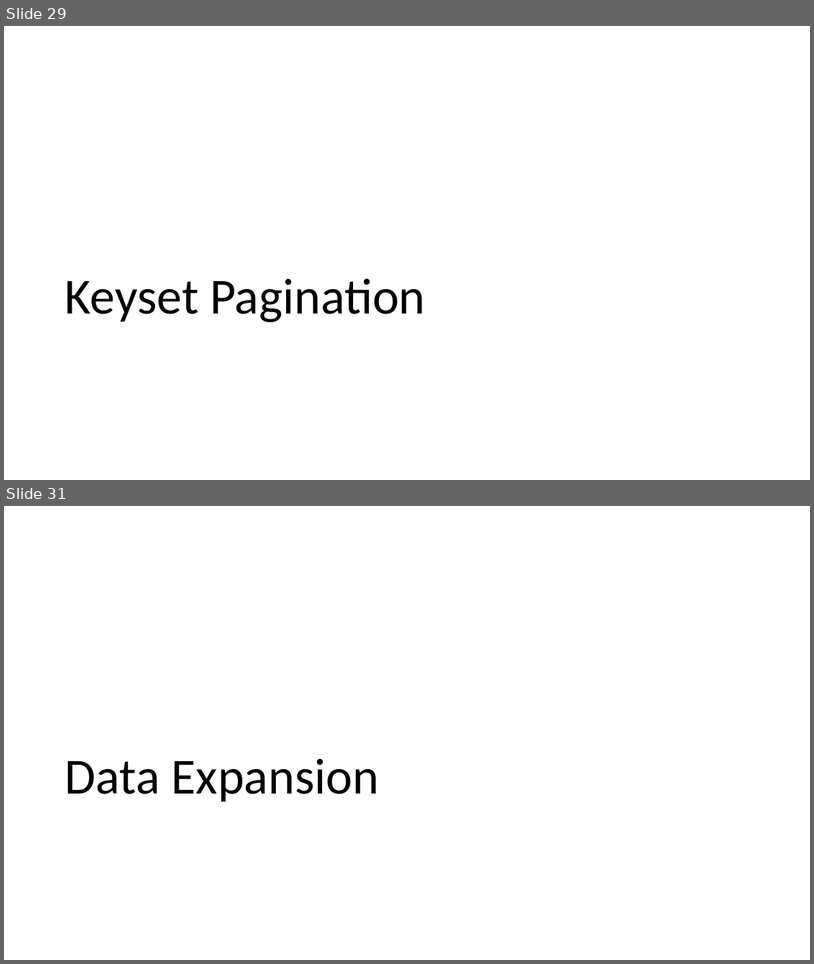
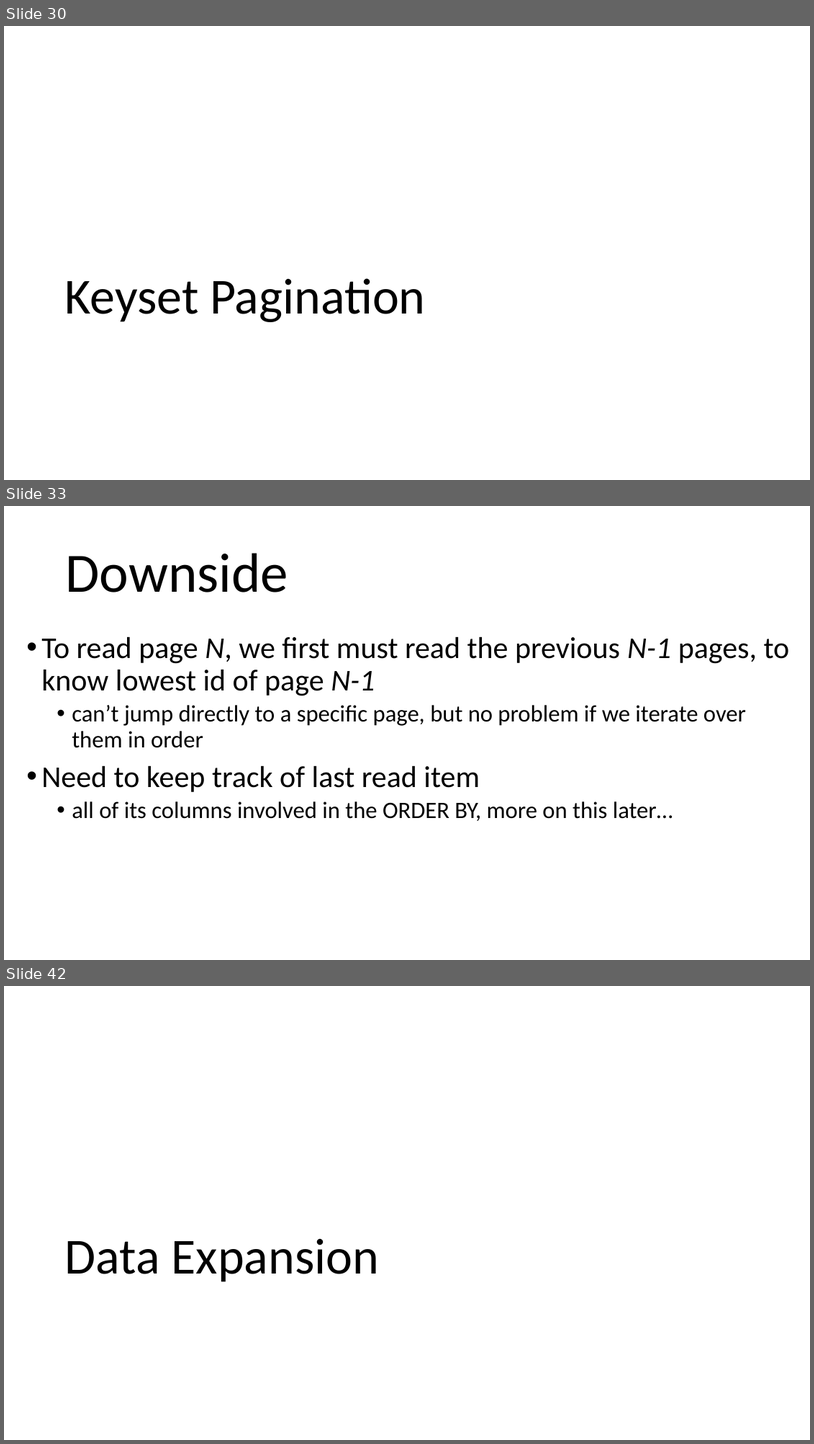
Before and after one commit to arcuri82/testing_security_development_enterprise_systems, a slide deck: doc/advanced/slides/lesson_04.pptx. Shown one above the other, each under a label of ours: slides 29 and 31 before the commit, slides 30, 33 and 42 after it; the slides between them are not shown. The pictures are 814x964 and 814x1444 pixels, drawn with LibreOffice and Linux fonts; fonts in the diff are those of the drawing. Boxes give left, top, right and bottom in pixels: in the first picture for what was removed or moved away, otherwise in the second. Text is boxed around its words. In the diff, an @@ line names an element or a change of style, - is before the commit and + after.

```diff
--- a/doc/advanced/slides/lesson_04.pptx
+++ b/doc/advanced/slides/lesson_04.pptx
@@ slide 33 added at (x1=4, y1=506, x2=810, y2=960), background #FFFFFF @@
@@ title added at (x1=65, y1=553, x2=288, y2=592), 66 pt, text #000000 @@
+Downside
@@ text added at (x1=41, y1=637, x2=790, y2=821), 28 pt, text #000000 @@
+• To read page N, we first must read the previous N-1 pages, to know lowest id of page N-1
+  • can’t jump directly to a specific page, but no problem if we iterate over them in order
+• Need to keep track of last read item
+  • all of its columns involved in the ORDER BY, more on this later…
@@ what was slide 29 is now slide 30 @@
@@ what was slide 31 is now slide 42 @@
```
Also in this commit, not shown: 1 slide changed, 11 other slides added, 1 slide removed, 1 other file.
